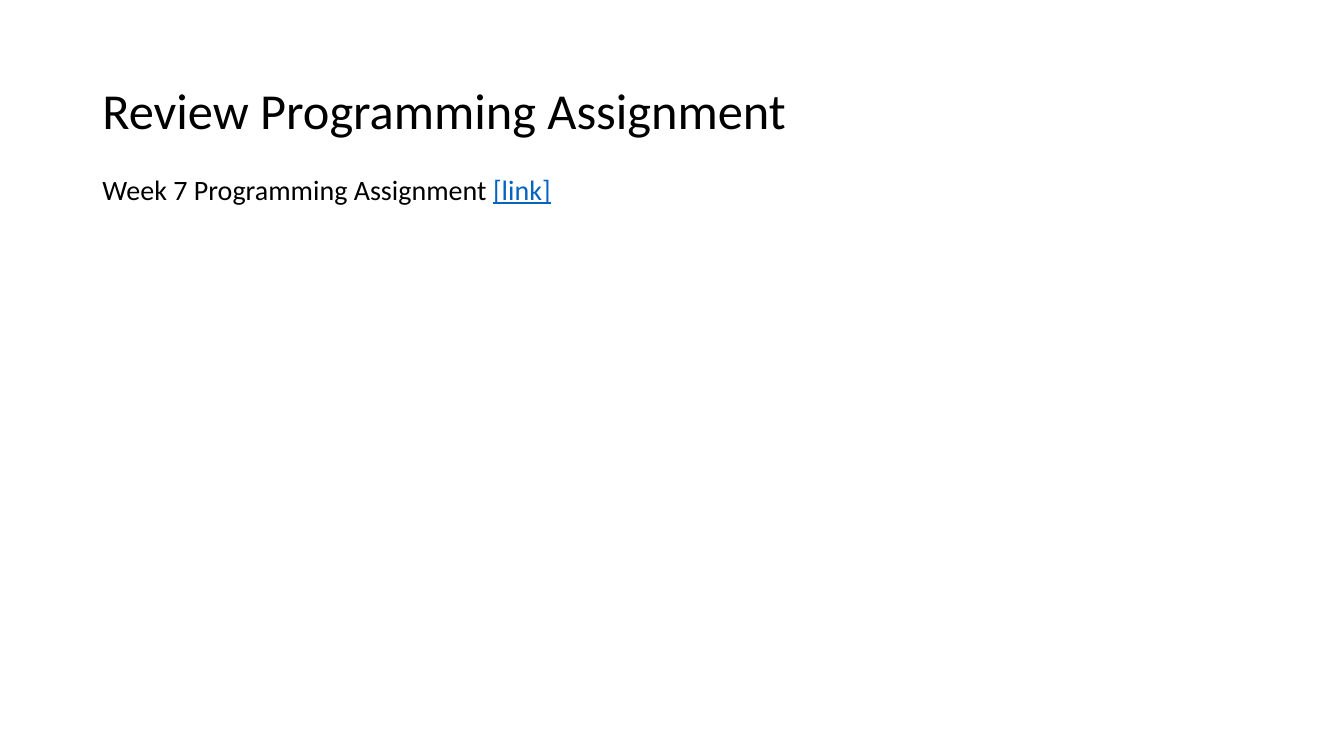
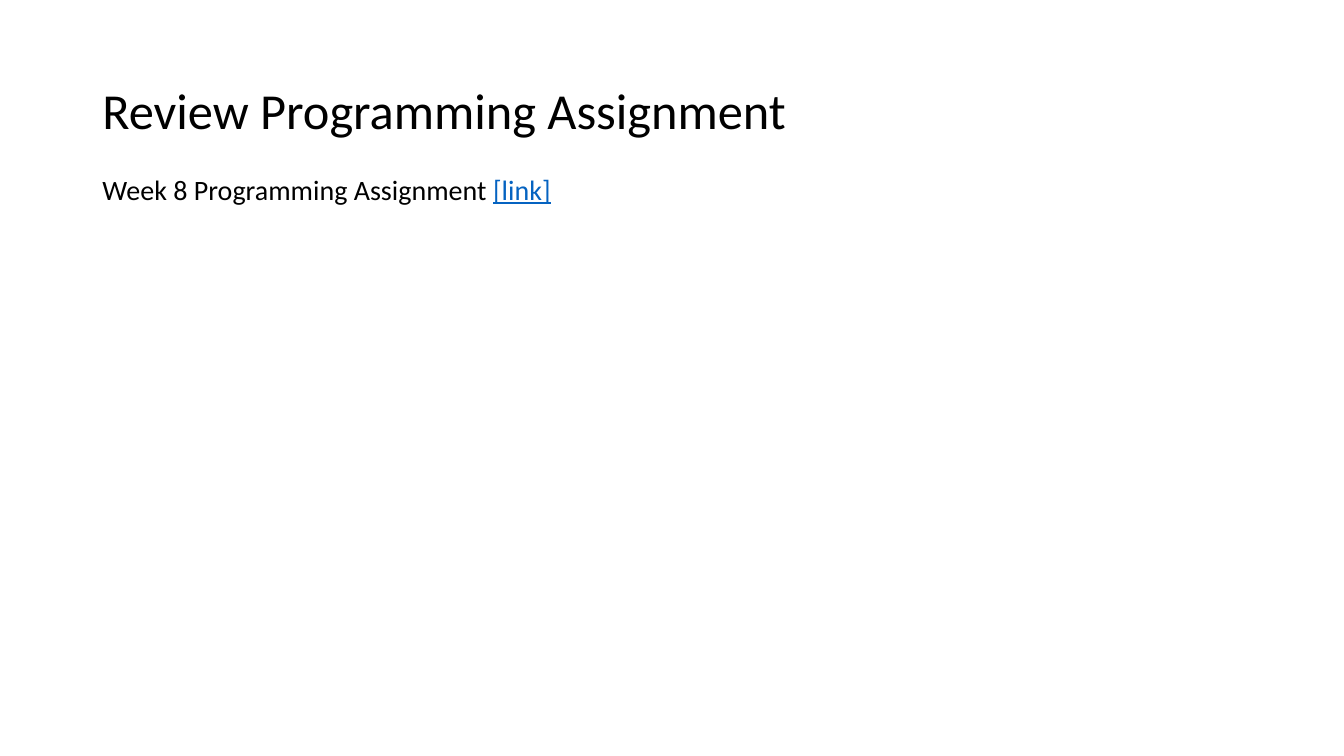
Before and after one commit to EricJPogue/www-epogue-info, a slide deck: slide 3 of CPSC-24500/Week08/2017SpringW08Slides.pptx. Drawn at 1344x756 pixels with LibreOffice and Linux fonts; fonts in the diff are those of the drawing. Boxes give left, top, right and bottom in pixels: in the first picture for what was removed or moved away, otherwise in the second. Text is boxed around its words. In the diff, an @@ line names an element or a change of style, - is before the commit and + after.

```diff
--- a/CPSC-24500/Week08/2017SpringW08Slides.pptx
+++ b/CPSC-24500/Week08/2017SpringW08Slides.pptx
@@ text at (x1=102, y1=179, x2=550, y2=205): text changed @@
-Week 7 Programming Assignment [link]
+Week 8 Programming Assignment [link]
```
Also in this commit, not shown: 3 other slides changed, 15 slides added, 10 slides removed, 3 other files.
